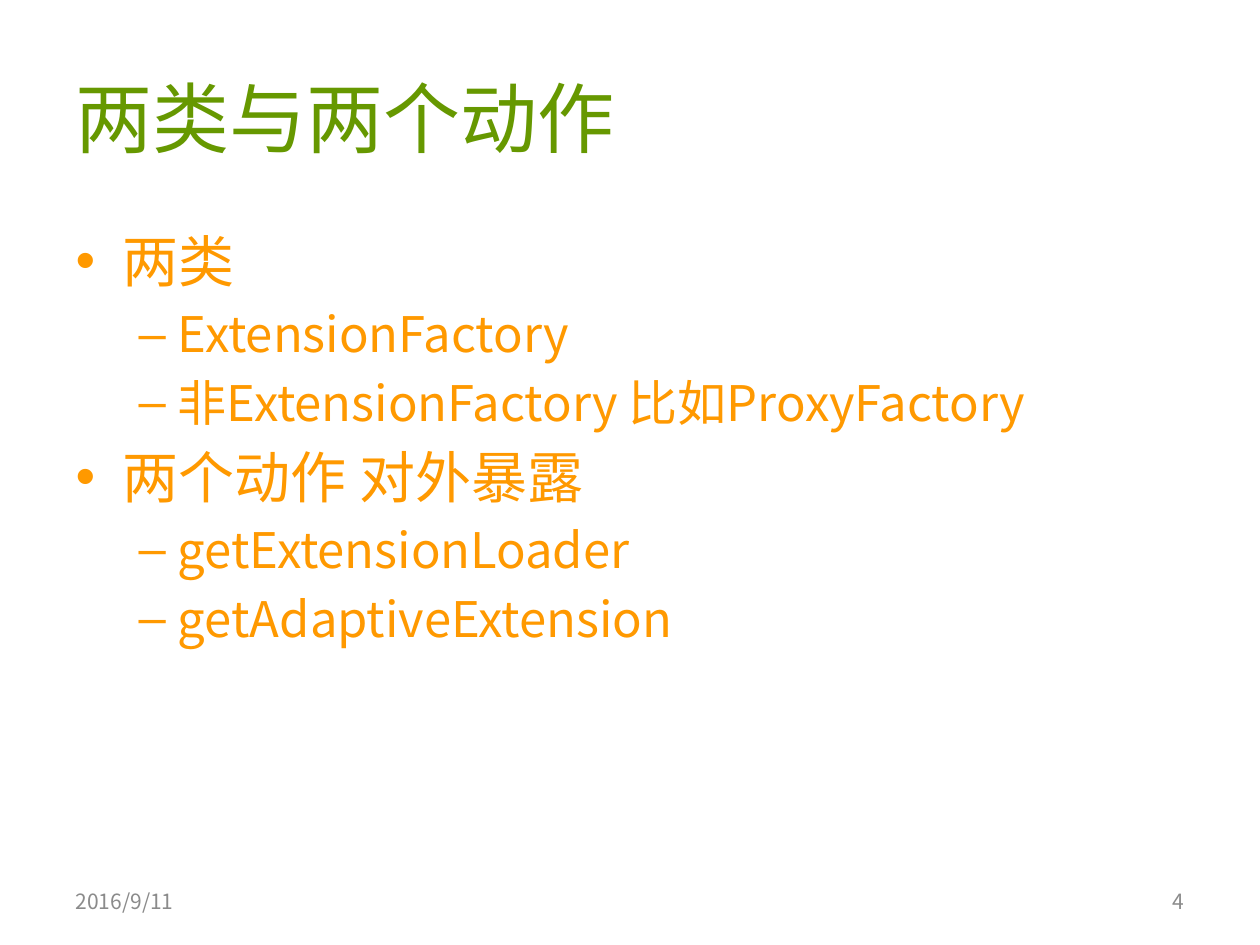
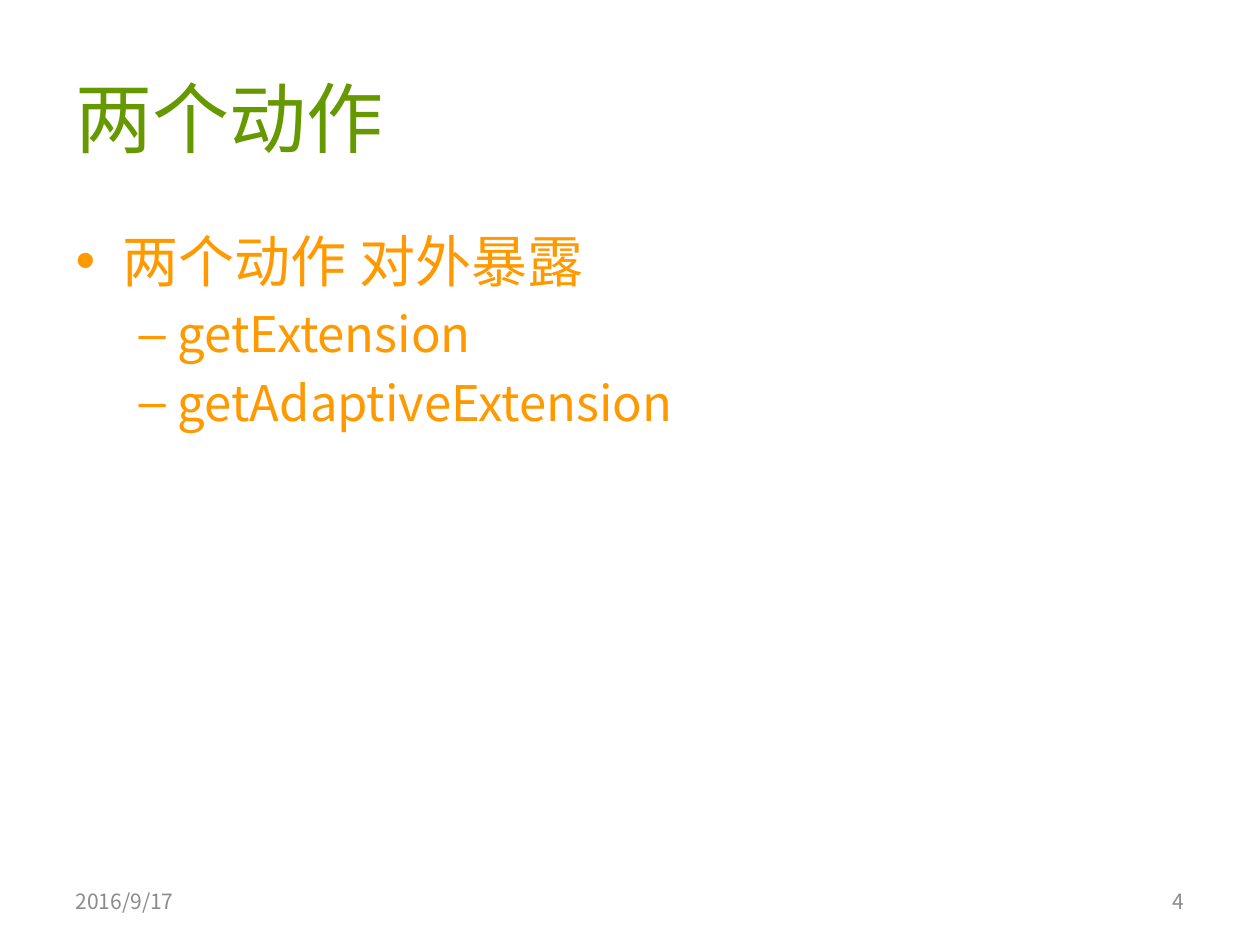
Before and after one commit to AmarRocks/demo, a slide deck: slide 4 of 04.dubbo_demo/document/dubbo源码分析3-扩展点.pptx. Drawn at 1260x945 pixels with LibreOffice and Linux fonts; fonts in the diff are those of the drawing. Boxes give left, top, right and bottom in pixels: in the first picture for what was removed or moved away, otherwise in the second. Text is boxed around its words. In the diff, an @@ line names an element or a change of style, - is before the commit and + after.

Commit message:
dubbo src study3 extension close

```diff
--- a/04.dubbo_demo/document/dubbo源码分析3-扩展点.pptx
+++ b/04.dubbo_demo/document/dubbo源码分析3-扩展点.pptx
@@ title at [76, 82, 384, 154]: text changed @@
-两类与两个动作
+两个动作
@@ text at [123, 235, 1025, 433]: paragraphs removed @@
-• 两类
-  – ExtensionFactory
-  – 非ExtensionFactory 比如ProxyFactory
@@ text at [178, 314, 471, 365]: text changed @@
-  – getExtensionLoader
+  – getExtension
@@ text at [76, 892, 174, 913]: text changed @@
-2016/9/11
+2016/9/17
```
Also in this commit, not shown: 4 other slides changed, 3 slides added, 1 slide removed, 2 other files.
